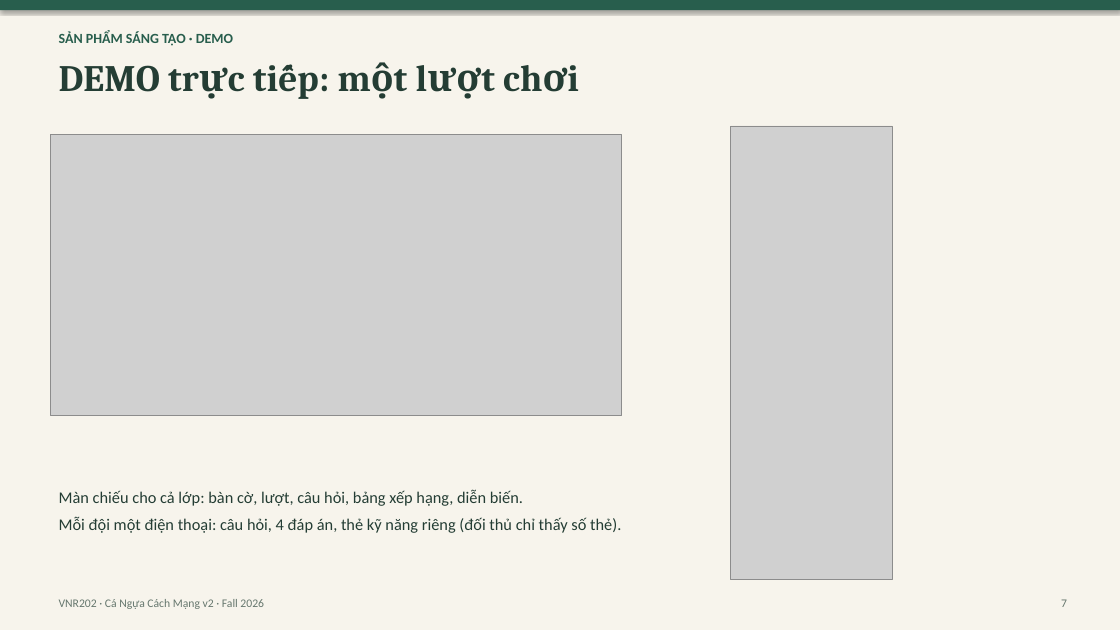
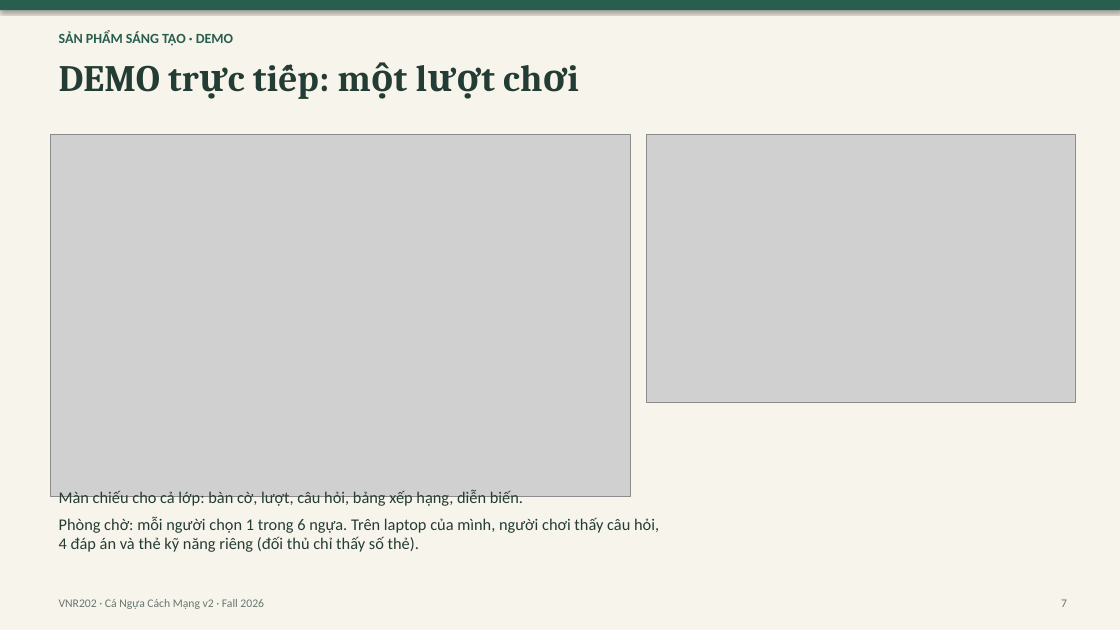
Before and after one commit to DatHoQuoc/VNR202, a slide deck: slide 7 of vnr-v2/slides/VNR202_CaNgua_Showcase_v2.pptx. Drawn at 1120x630 pixels with LibreOffice and Linux fonts; fonts in the diff are those of the drawing; grey boxes stand for pictures. Boxes give left, top, right and bottom in pixels: in the first picture for what was removed or moved away, otherwise in the second. Text is boxed around its words. In the diff, an @@ line names an element or a change of style, - is before the commit and + after.

```diff
--- a/vnr-v2/slides/VNR202_CaNgua_Showcase_v2.pptx
+++ b/vnr-v2/slides/VNR202_CaNgua_Showcase_v2.pptx
@@ picture: place and size @@
-picture at (50, 134, 622, 416)
+picture at (50, 134, 630, 497)
@@ picture: place and size @@
-picture at (731, 126, 892, 580)
+picture at (647, 134, 1075, 402)
@@ text at (59, 517, 659, 552): text changed @@
-Mỗi đội một điện thoại: câu hỏi, 4 đáp án, thẻ kỹ năng riêng (đối thủ chỉ thấy số thẻ).
+Phòng chờ: mỗi người chọn 1 trong 6 ngựa. Trên laptop của mình, người chơi thấy câu hỏi, 4 đáp án và thẻ kỹ năng riêng (đối thủ chỉ thấy số thẻ).
```
Also in this commit, not shown: 3 other slides changed, 14 other files.
